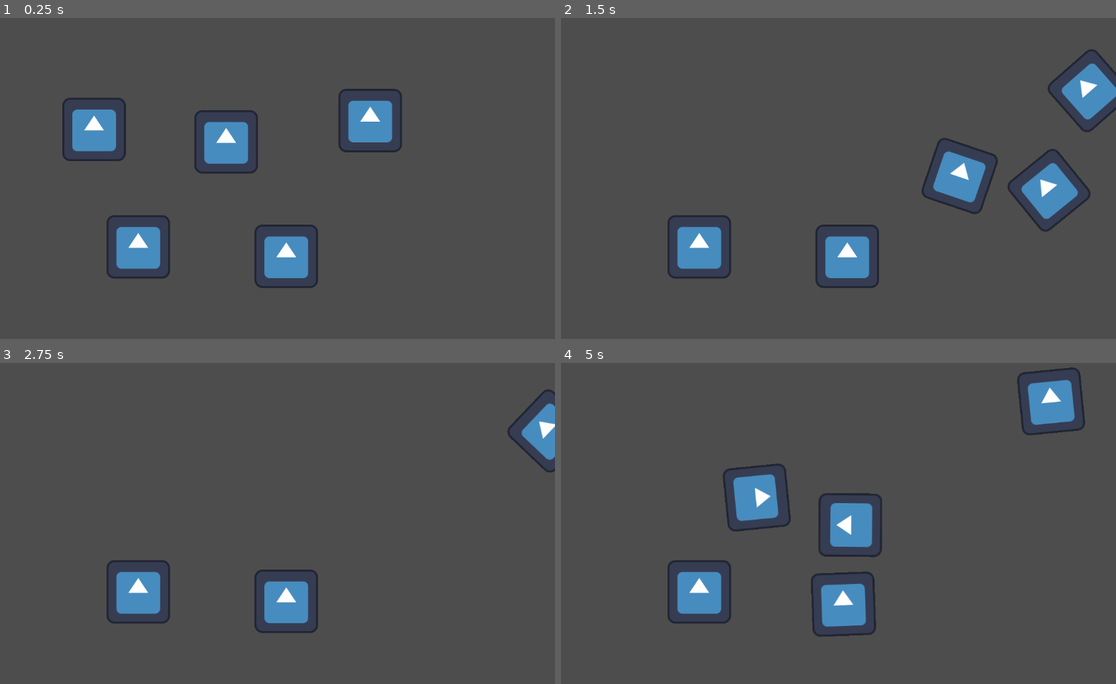
Above: before the commit, frames 1-4 (two rows, left to right).
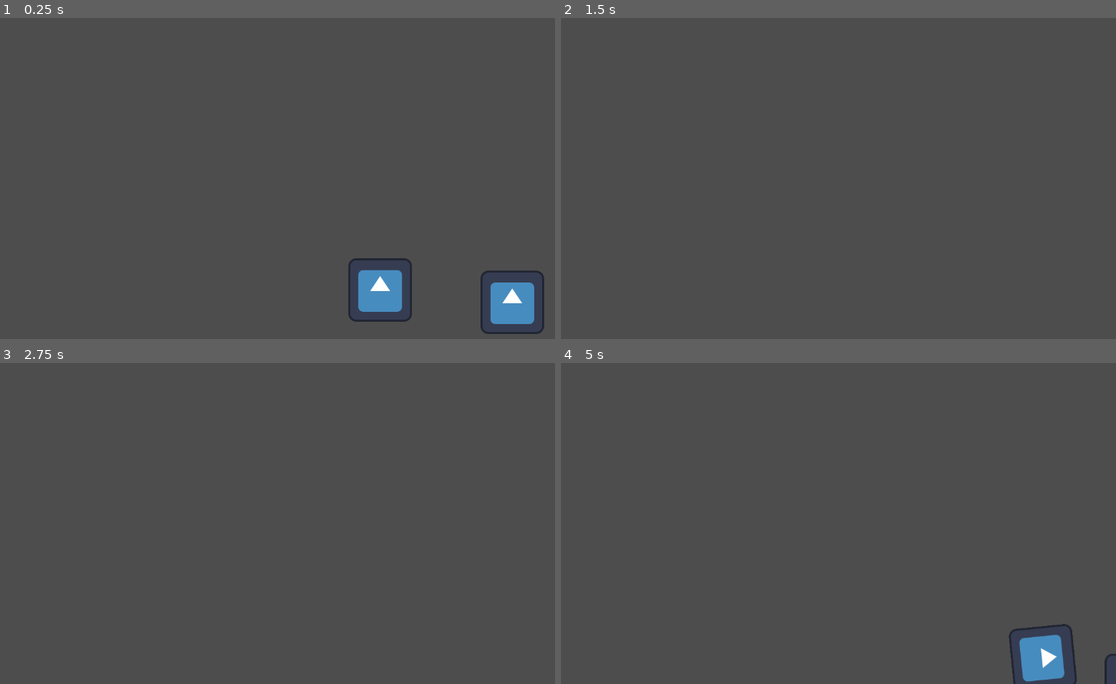
Above: after the commit, the same moments.

Repository: Feod/Godot-Experiments
Game: Godot game, scene res://WorldScene2D.tscn
Same seed, same stepped clock (60 frames per second), same inputs: the game is played once before the commit and once after it. The engine's default icon, where the game draws it, is replaced by a stand-in: a white triangle on a blue panel in a dark square.
Inputs:
- Up to frame 1 (0.25 s): no input
- Up to frame 2 (1.5 s): tap Enter at 0.5 s; hold Right (ui_right) 0.53-1.28 s; hold Down (ui_down) from 1.28 s (still down)
- Up to frame 3 (2.75 s): release Down (ui_down) at 2.03 s; hold Right (ui_right) from 2.03 s (still down)
- Up to frame 4 (5 s): tap Space at 2.75 s; release Right (ui_right) at 2.78 s; hold Up (ui_up) 2.78-3.53 s; tap Enter at 3.5 s; hold Left (ui_left) from 3.53 s (still down)

The runs differ from the first frame. In frame 1, 9.2% of the frame differs, in the area x 11-99%, y 22-99%; in frame 2, 6.6%; in frame 3, 3.5%; in frame 4, 8.0%.

Commit message:
Add a `Camera2D` node to `WorldScene2D` and implement camera follow script
* Add a `Camera2D` node as a child of `WorldScene2D` and attach `CameraFollow.gd` script
* Create `CameraFollow.gd` script to handle following all `RigidBody2D` nodes
* In `_ready()`, get all `RigidBody2D` nodes in the scene
* In `_process(delta)`, calculate the average position of all `RigidBody2D` nodes and set the camera's position to the calculated average position

Diff:
--- /dev/null
+++ b/CameraFollow.gd
@@ -0,0 +1,17 @@
+extends Camera2D
+
+var rigid_bodies = []
+
+func _ready():
+    rigid_bodies = get_tree().get_nodes_in_group("RigidBodies")
+
+func _process(delta):
+    if rigid_bodies.size() == 0:
+        return
+
+    var average_position = Vector2()
+    for body in rigid_bodies:
+        average_position += body.global_position
+    average_position /= rigid_bodies.size()
+
+    global_position = average_position
--- a/WorldScene2D.tscn
+++ b/WorldScene2D.tscn
@@ -1,8 +1,9 @@
-[gd_scene load_steps=5 format=3 uid="uid://bmoycorbphu1v"]
+[gd_scene load_steps=6 format=3 uid="uid://bmoycorbphu1v"]
 
 [ext_resource type="Script" path="res://PhysicsMove.gd" id="1_5ld7j"]
 [ext_resource type="Texture2D" uid="uid://cu3qjj1fheano" path="res://icon.svg" id="2_d01lj"]
 [ext_resource type="PackedScene" uid="uid://dowcdd4elcjfe" path="res://non_player.tscn" id="3_eb01y"]
+[ext_resource type="Script" path="res://CameraFollow.gd" id="4_abcde"]
 
 [sub_resource type="RectangleShape2D" id="RectangleShape2D_x0ucw"]
 size = Vector2(150, 150)
@@ -36,3 +37,7 @@
 
 [node name="NonPlayer3" parent="." instance=ExtResource("3_eb01y")]
 position = Vector2(611, 481)
+
+[node name="Camera2D" type="Camera2D" parent="."]
+position = Vector2(0, 0)
+script = ExtResource("4_abcde")
